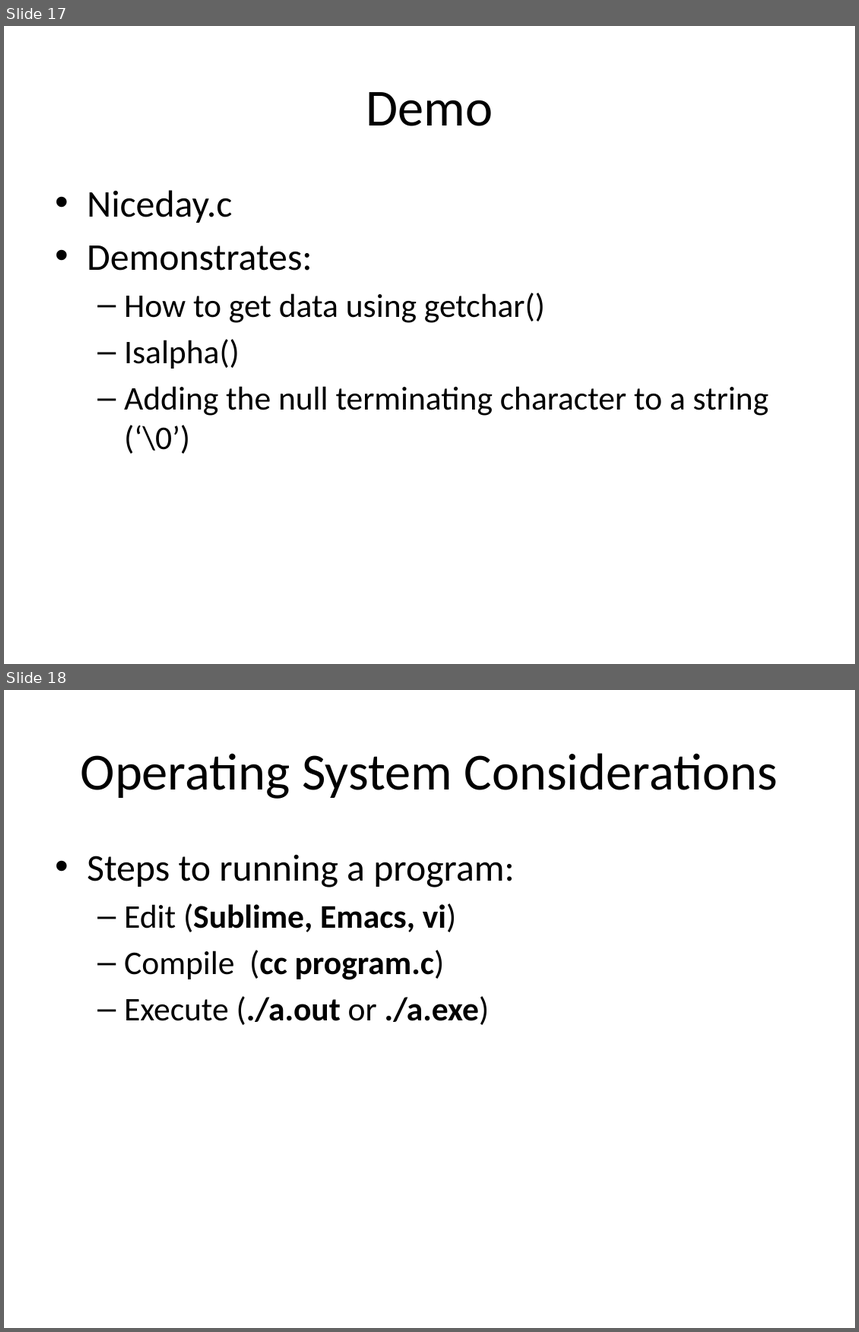
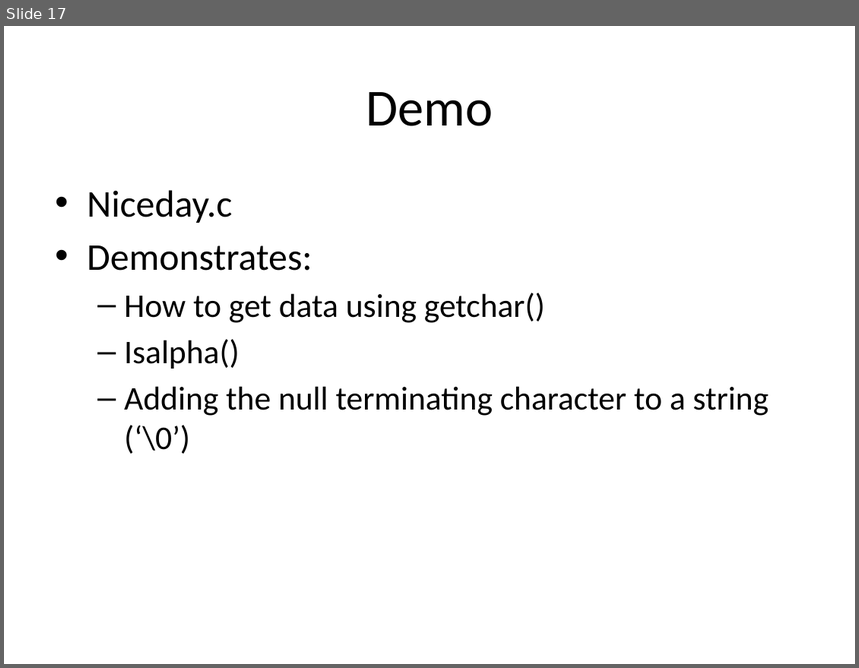
Before and after one commit to kinsidar/Spring2016, a slide deck: Slides/Lesson3.pptx. Shown one above the other, each under a label of ours: slides 17 and 18 before the commit, slide 17 after it. The pictures are 859x1332 and 859x668 pixels, drawn with LibreOffice and Linux fonts; fonts in the diff are those of the drawing. Boxes give left, top, right and bottom in pixels: in the first picture for what was removed or moved away, otherwise in the second. Text is boxed around its words. In the diff, an @@ line names an element or a change of style, - is before the commit and + after.

```diff
--- a/Slides/Lesson3.pptx
+++ b/Slides/Lesson3.pptx
@@ slide 18 removed at (4,690,855,1328), background #FFFFFF @@
@@ title removed at (81,753,778,799) @@
-Operating System Considerations
@@ text removed at (87,854,515,1025) @@
-• Steps to running a program:
-  – Edit (Sublime, Emacs, vi)
-  – Compile (cc program.c)
-  – Execute (./a.out or ./a.exe)
```
Also in this commit, not shown: 6 other slides removed, 7 other files.
